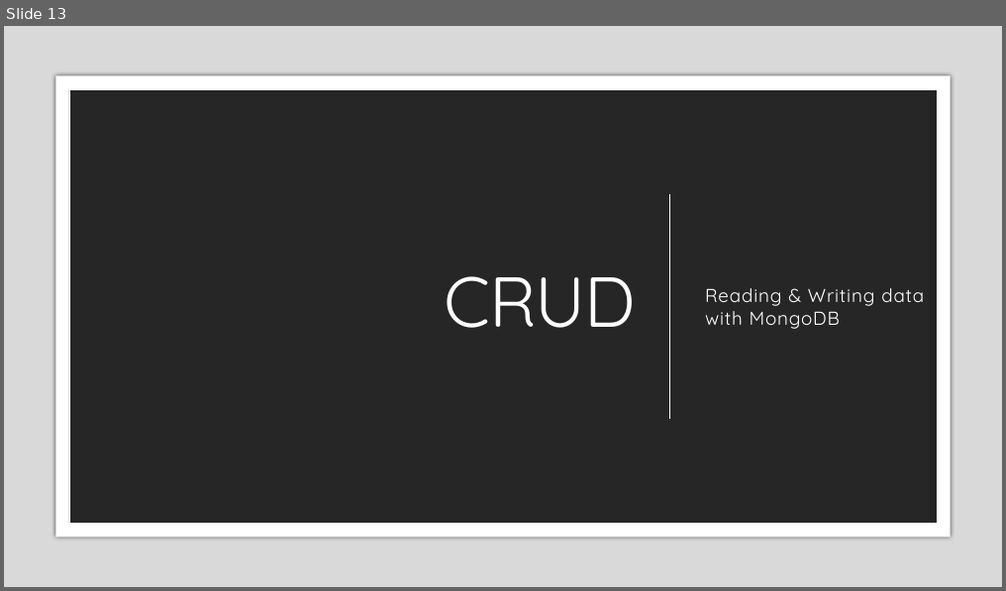
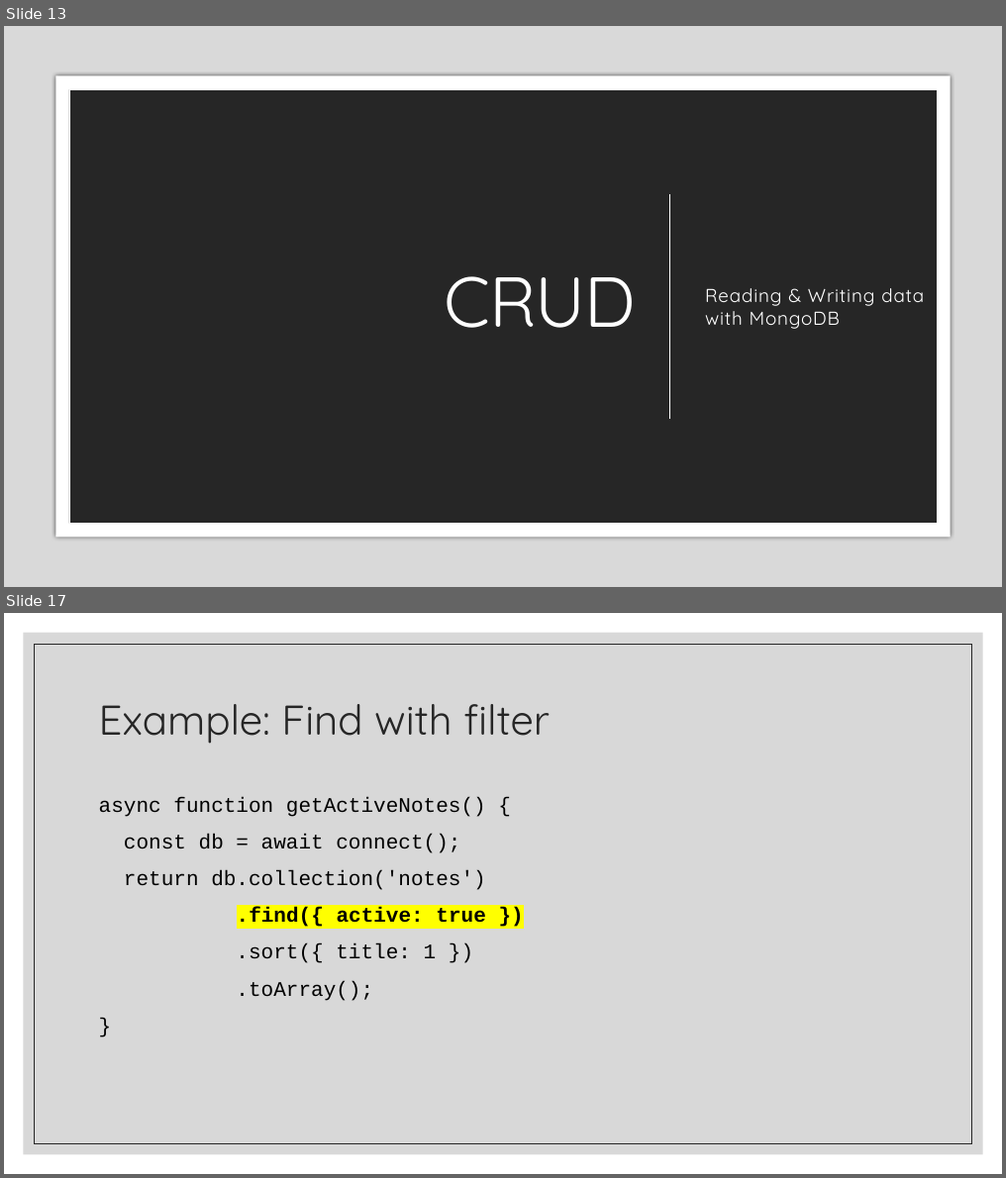
Before and after one commit to zackstotts/base-node-curriculum, a slide deck: unit_03/slides/02 MongoDB & Node.pptx. Shown one above the other, each under a label of ours: slide 13 before the commit, slides 13 and 17 after it; the slides between them are not shown. The pictures are 1006x591 and 1006x1178 pixels, drawn with LibreOffice and Linux fonts; fonts in the diff are those of the drawing. Boxes give left, top, right and bottom in pixels: in the first picture for what was removed or moved away, otherwise in the second. Text is boxed around its words. In the diff, an @@ line names an element or a change of style, - is before the commit and + after.

```diff
--- a/unit_03/slides/02 MongoDB & Node.pptx
+++ b/unit_03/slides/02 MongoDB & Node.pptx
@@ slide 17 added at (4,613,1002,1174), background #FFFFFF @@
@@ rectangle added at (24,633,983,1155), fill #BFBFBF at 60% opacity @@
@@ rectangle added at (35,644,972,1144), outline #262626 0.5 pt @@
@@ title added at (99,704,549,744), 40 pt, text #262626 @@
+Example: Find with filter
@@ text added at (99,797,486,1001), 20 pt, text #000000 @@
+async function getActiveNotes() {
+const db = await connect();
+return db.collection('notes')
+.find({ active: true })
+.sort({ title: 1 })
+.toArray();
+}
```
Also in this commit, not shown: 7 slides changed, 14 other slides added, 1 slide removed.
